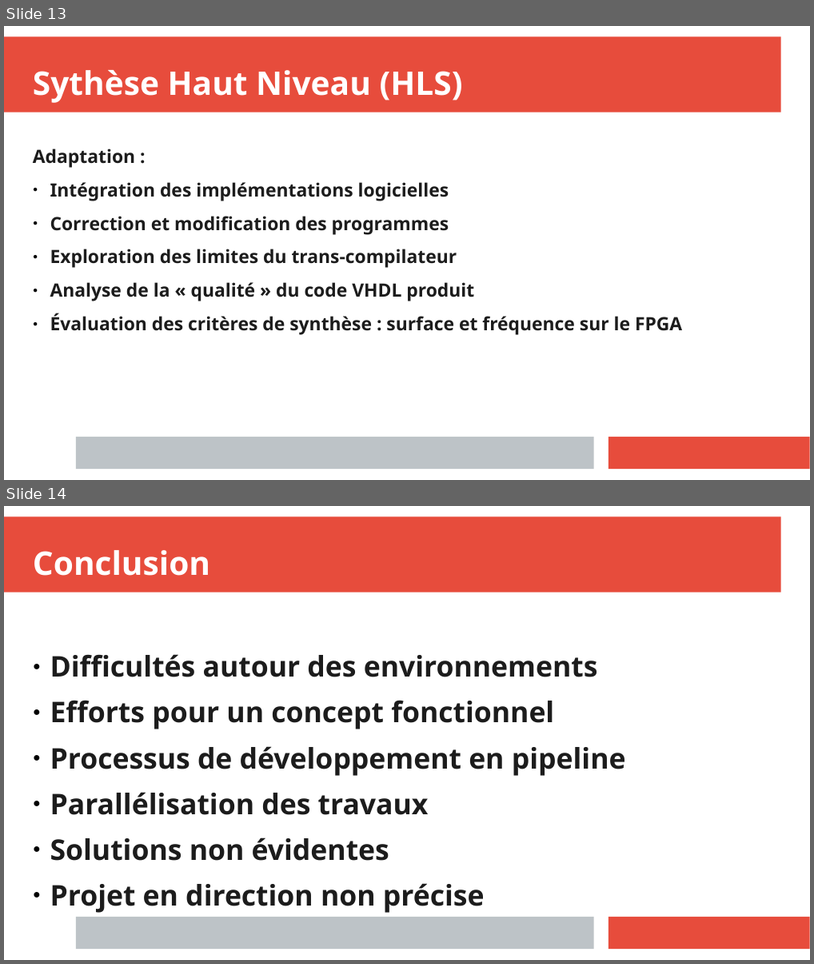
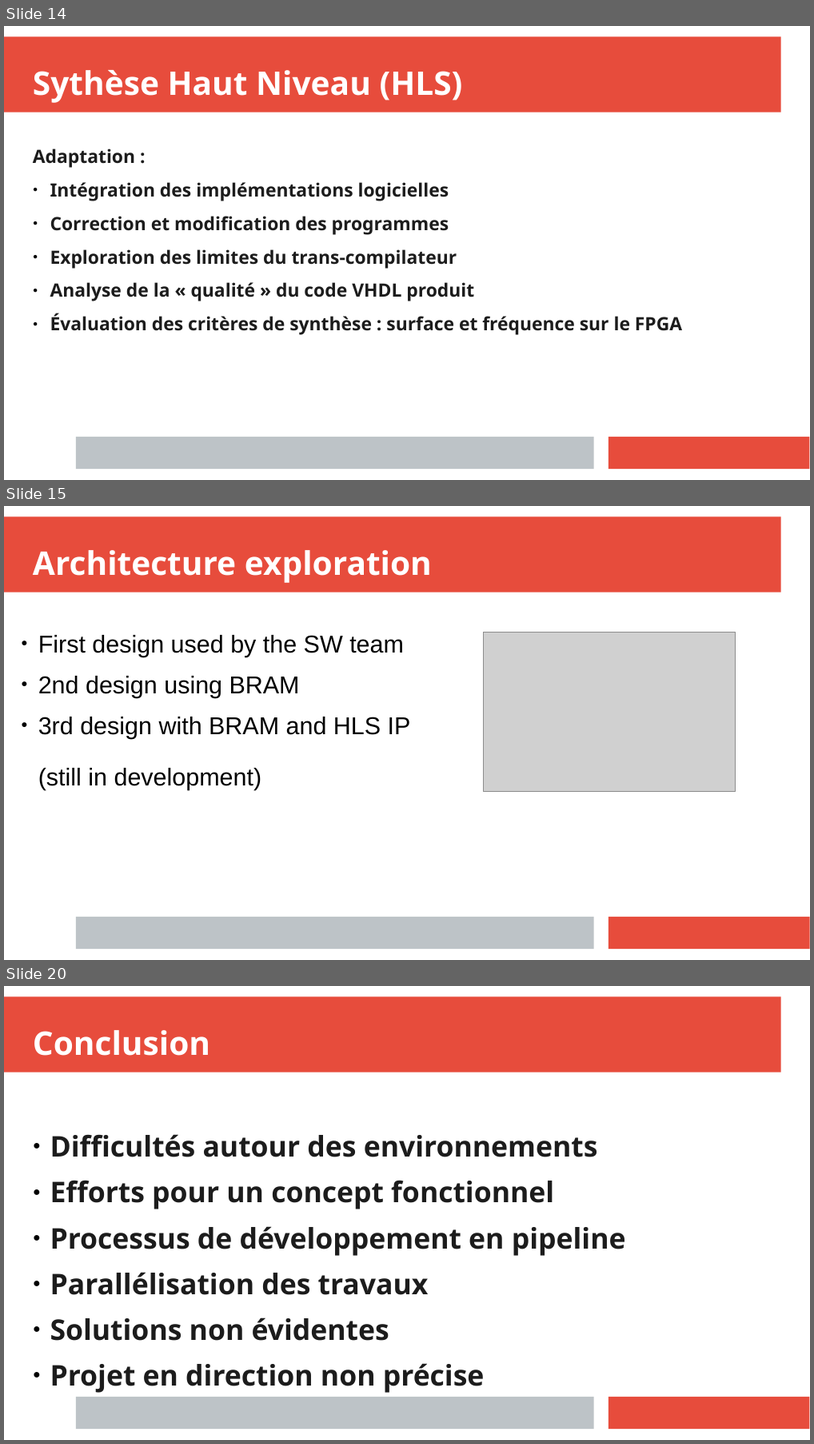
Before and after one commit to anisghaoui/A2, a slide deck: presentation_finale/prensent_A2_ghaoui.pptx. Shown one above the other, each under a label of ours: slides 13 and 14 before the commit, slides 14, 15 and 20 after it; the slides between them are not shown. The pictures are 814x964 and 814x1444 pixels, drawn with LibreOffice and Linux fonts; fonts in the diff are those of the drawing; grey boxes stand for pictures. Boxes give left, top, right and bottom in pixels: in the first picture for what was removed or moved away, otherwise in the second. Text is boxed around its words. In the diff, an @@ line names an element or a change of style, - is before the commit and + after.

```diff
--- a/presentation_finale/prensent_A2_ghaoui.pptx
+++ b/presentation_finale/prensent_A2_ghaoui.pptx
@@ slide 15 added at [4,506,810,960], background #FFFFFF; not listed: 3 template elements that a slide beside it also shows @@
@@ text added at [33,550,432,583], 32 pt, text #FFFFFF, bold @@
+Architecture exploration
@@ text added at [38,635,411,790], 24 pt, text #000000 @@
+● First design used by the SW team
+● 2nd design using BRAM
+● 3rd design with BRAM and HLS IP
+  (still in development)
@@ picture added at [484,632,736,792] @@
@@ what was slide 13 is now slide 14 @@
@@ what was slide 14 is now slide 20 @@
```
Also in this commit, not shown: 6 other slides added, 1 slide removed, 14 other files.
